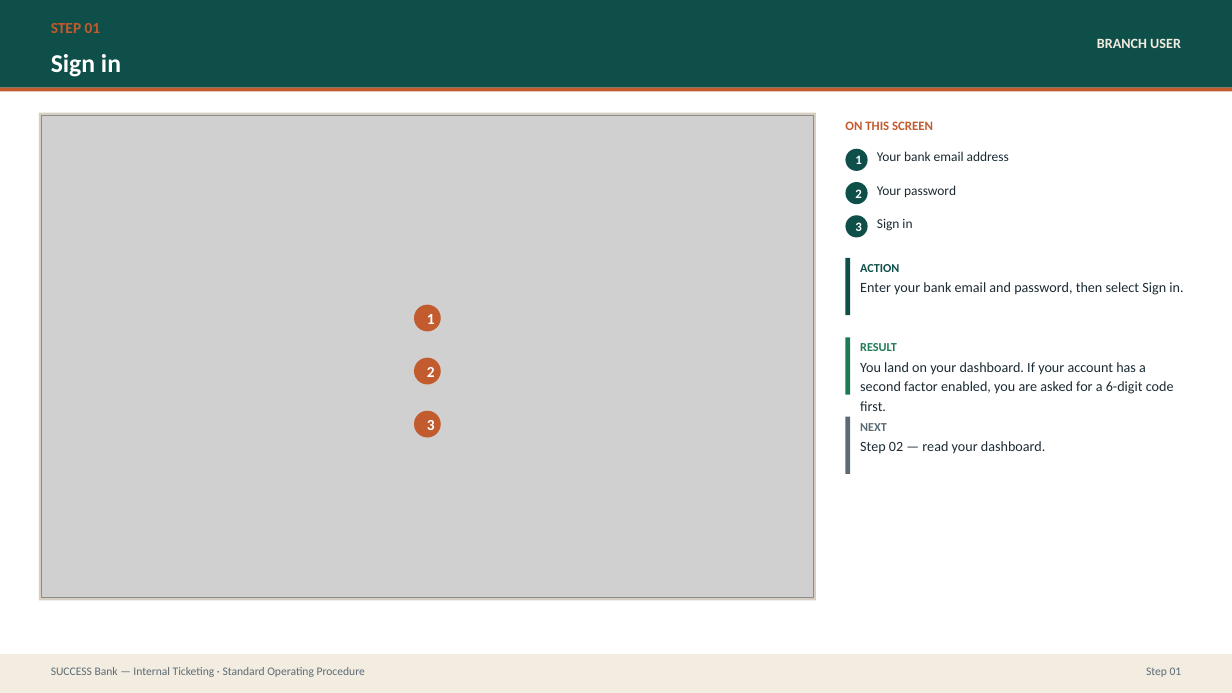
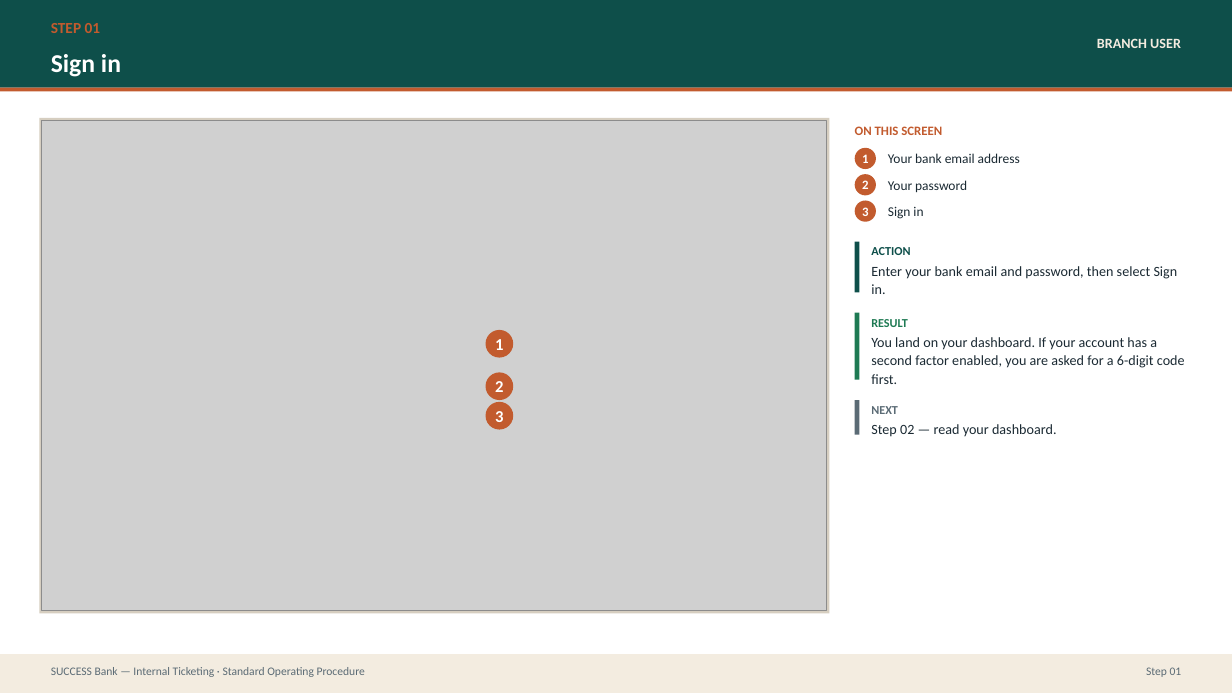
Before and after one commit to prajwal-patil-hub/Internal-Banking-Ticketing-System, a slide deck: slide 12 of docs/sop/SUCCESS-Bank-Ticketing-SOP.pptx. Drawn at 1232x693 pixels with LibreOffice and Linux fonts; fonts in the diff are those of the drawing; grey boxes stand for pictures. Boxes give left, top, right and bottom in pixels: in the first picture for what was removed or moved away, otherwise in the second. Text is boxed around its words. In the diff, an @@ line names an element or a change of style, - is before the commit and + after.

```diff
--- a/docs/sop/SUCCESS-Bank-Ticketing-SOP.pptx
+++ b/docs/sop/SUCCESS-Bank-Ticketing-SOP.pptx
@@ rectangle: place and size @@
-rectangle at (39, 113, 816, 601)
+rectangle at (39, 117, 829, 613)
@@ picture: place and size @@
-picture at (42, 116, 813, 598)
+picture at (42, 120, 827, 611)
@@ text "ON THIS SCREEN": place and size @@
-text "ON THIS SCREEN" at (845, 121, 933, 130)
+text "ON THIS SCREEN" at (855, 126, 942, 135)
@@ ellipse "1": place and size @@
-ellipse "1" at (846, 149, 868, 171)
+ellipse "1" at (855, 148, 876, 169)
@@ ellipse "2": place and size @@
-ellipse "2" at (846, 182, 868, 204)
+ellipse "2" at (855, 175, 876, 196)
@@ text "Your bank email address": place and size @@
-text "Your bank email address" at (877, 151, 1009, 161)
+text "Your bank email address" at (888, 153, 1020, 163)
@@ text "Your password": place and size @@
-text "Your password" at (877, 185, 956, 197)
+text "Your password" at (888, 180, 967, 192)
@@ fill #0E4F4A to #C25B2E in 3 elements at (855, 148, 876, 169), (855, 175, 876, 196), (855, 201, 876, 222) @@
@@ ellipse "3": place and size @@
-ellipse "3" at (846, 215, 868, 238)
+ellipse "3" at (855, 201, 876, 222)
@@ line spacing 1.1 to 1.05 in 3 elements at (888, 153, 1020, 163), (888, 180, 967, 192), (888, 206, 923, 219) @@
@@ text "Sign in": place and size @@
-text "Sign in" at (877, 218, 912, 231)
+text "Sign in" at (888, 206, 923, 219)
@@ rectangle: place and size @@
-rectangle at (846, 258, 850, 315)
+rectangle at (855, 242, 860, 293)
@@ text "ACTION": place and size @@
-text "ACTION" at (860, 264, 899, 272)
+text "ACTION" at (871, 247, 910, 255)
@@ text "Enter your bank email and ...": place and size @@
-text "Enter your bank email and ..." at (860, 282, 1183, 295)
+text "Enter your bank email and ..." at (871, 266, 1178, 294)
@@ rectangle: place and size @@
-rectangle at (846, 337, 850, 395)
+rectangle at (855, 312, 860, 379)
@@ text "RESULT": place and size @@
-text "RESULT" at (860, 343, 897, 351)
+text "RESULT" at (871, 319, 908, 327)
@@ size 12 to 13 pt in 3 elements at (485, 402, 513, 430), (485, 372, 513, 400), (485, 330, 513, 358) @@
@@ ellipse "1": place and size @@
-ellipse "1" at (414, 305, 441, 332)
+ellipse "1" at (485, 330, 513, 358)
@@ text "You land on your dashboard. ...": place and size @@
-text "You land on your dashboard. ..." at (860, 362, 1174, 411)
+text "You land on your dashboard. ..." at (871, 337, 1185, 384)
@@ ellipse "2": place and size @@
-ellipse "2" at (414, 358, 441, 384)
+ellipse "2" at (485, 372, 513, 400)
@@ ellipse "3": place and size @@
-ellipse "3" at (414, 411, 441, 438)
+ellipse "3" at (485, 402, 513, 430)
@@ rectangle: place and size @@
-rectangle at (846, 417, 850, 474)
+rectangle at (855, 400, 860, 435)
@@ text "NEXT": place and size @@
-text "NEXT" at (860, 423, 887, 431)
+text "NEXT" at (871, 406, 898, 414)
@@ line spacing 1.15 to 1.08 in 3 elements at (871, 337, 1185, 384), (871, 266, 1178, 294), (871, 424, 1057, 437) @@
@@ text "Step 02 — read your ...": place and size @@
-text "Step 02 — read your ..." at (860, 441, 1046, 454)
+text "Step 02 — read your ..." at (871, 424, 1057, 437)
```
Also in this commit, not shown: 26 other slides changed, 30 other files.
